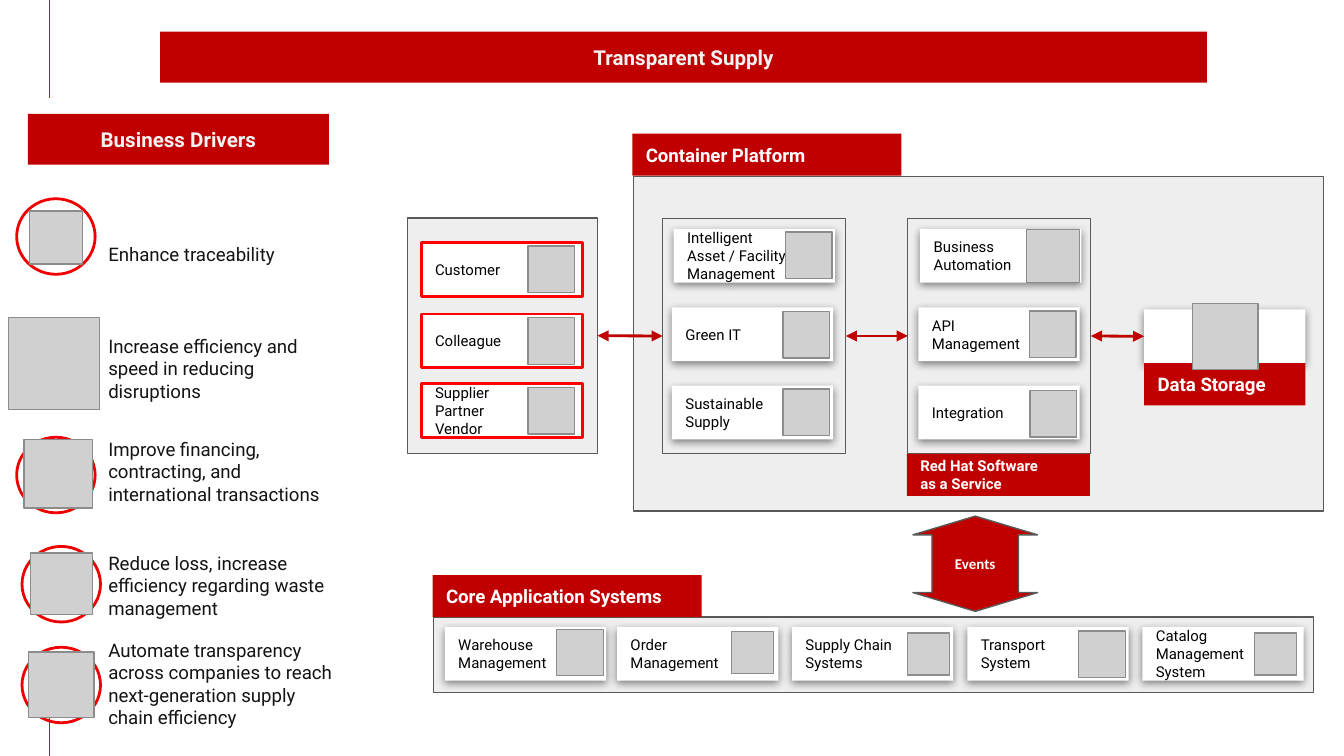
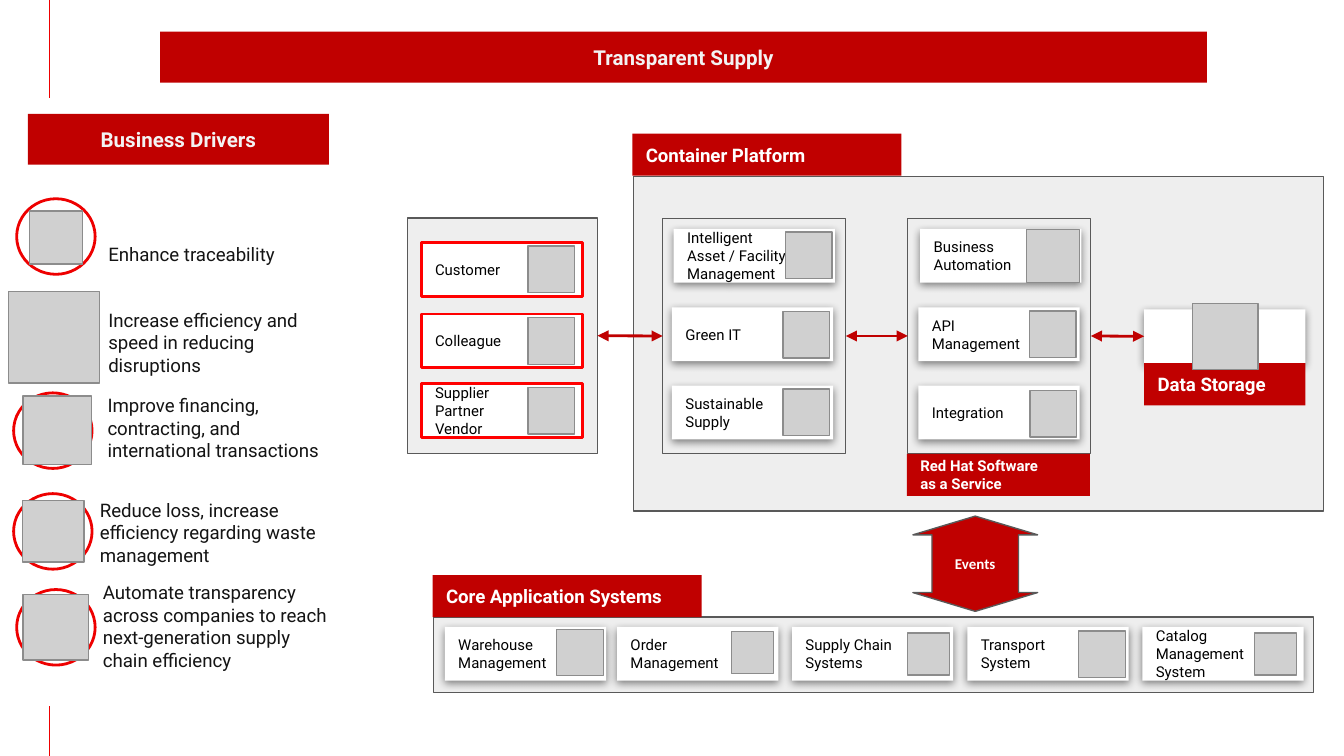
Before and after one commit to brucedkyle/architectures, a slide deck: slide 11 of docs/supplychain/downloads/SupplyChainOptimization.SolutionOverview.pptx. Drawn at 1344x756 pixels with LibreOffice and Linux fonts; fonts in the diff are those of the drawing; grey boxes stand for pictures; background and template pictures are left out. Boxes give left, top, right and bottom in pixels: in the first picture for what was removed or moved away, otherwise in the second. Text is boxed around its words. In the diff, an @@ line names an element or a change of style, - is before the commit and + after.

```diff
--- a/docs/supplychain/downloads/SupplyChainOptimization.SolutionOverview.pptx
+++ b/docs/supplychain/downloads/SupplyChainOptimization.SolutionOverview.pptx
@@ picture: place and size @@
-picture at [8, 317, 99, 409]
+picture at [8, 292, 99, 383]
@@ text "Increase efficiency and speed in ...": place and size @@
-text "Increase efficiency and speed in ..." at [108, 339, 298, 402]
+text "Increase efficiency and speed in ..." at [108, 313, 298, 376]
@@ text "Improve financing, contracting, and international ...": place and size @@
-text "Improve financing, contracting, and international ..." at [108, 442, 319, 501]
+text "Improve financing, contracting, and international ..." at [108, 398, 319, 457]
@@ ellipse: place and size @@
-ellipse at [16, 437, 94, 512]
+ellipse at [13, 392, 91, 468]
@@ picture: place and size @@
-picture at [24, 439, 93, 508]
+picture at [23, 396, 91, 465]
@@ 1 picture, 1 text, 1 ellipse: place and size @@
-1 picture, 1 text, 1 ellipse at [22, 547, 325, 622]
+1 picture, 1 text, 1 ellipse at [13, 493, 316, 569]
@@ 1 picture, 1 text, 1 ellipse: place and size @@
-1 picture, 1 text, 1 ellipse at [22, 643, 332, 728]
+1 picture, 1 text, 1 ellipse at [16, 585, 326, 671]
```
Also in this commit, not shown: 3 other slides changed, 13 other files.
